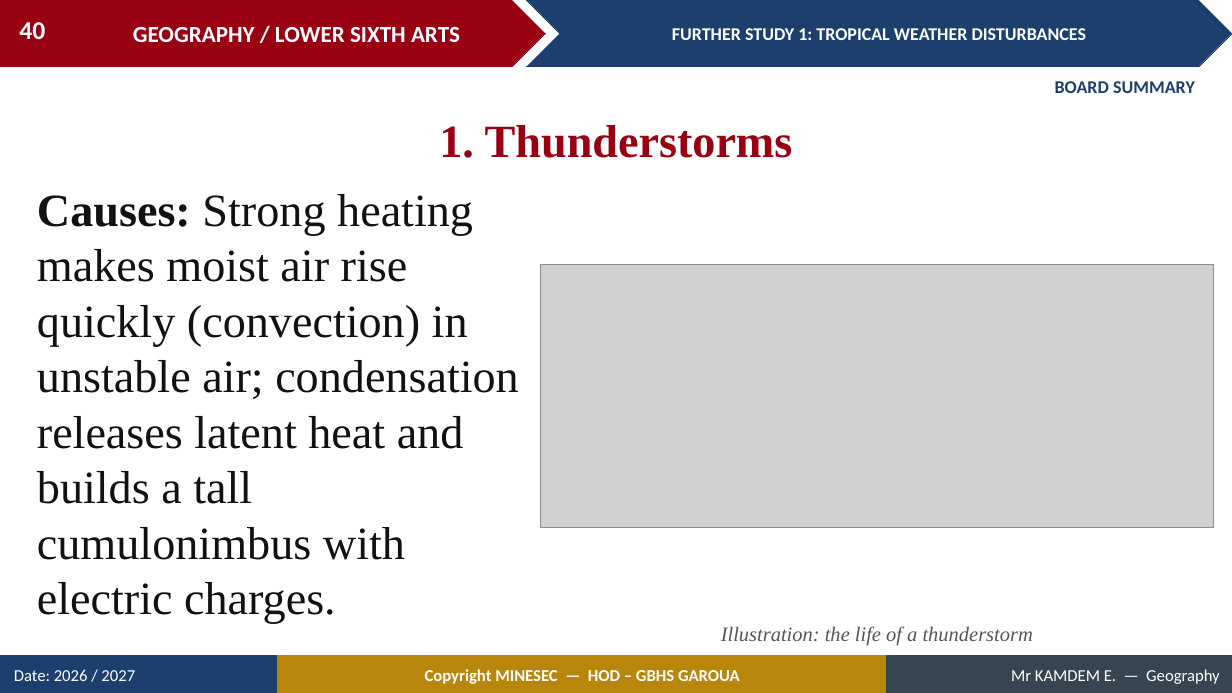
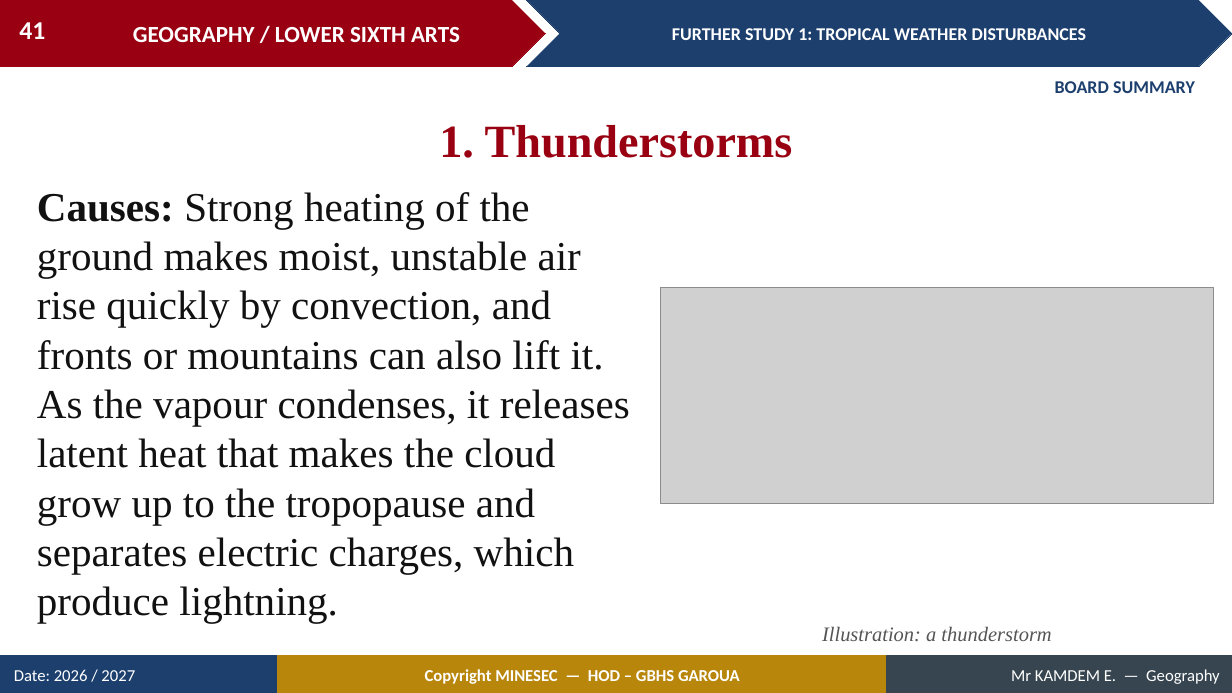
Before and after one commit to Berthautk/linea-github, a slide deck: slide 41 of lecons/LSA/Climatology/02_LSA_CLIM_FS01_Tropical_Weather_Disturbances.pptx (slide 40 before the commit). Drawn at 1232x693 pixels with LibreOffice and Linux fonts; fonts in the diff are those of the drawing; grey boxes stand for pictures. Boxes give left, top, right and bottom in pixels: in the first picture for what was removed or moved away, otherwise in the second. Text is boxed around its words. In the diff, an @@ line names an element or a change of style, - is before the commit and + after.

```diff
--- a/lecons/LSA/Climatology/02_LSA_CLIM_FS01_Tropical_Weather_Disturbances.pptx
+++ b/lecons/LSA/Climatology/02_LSA_CLIM_FS01_Tropical_Weather_Disturbances.pptx
@@ page number at (19,22,45,39): text changed @@
-40
+41
@@ text at (37,192,630,623): text changed; size 36 to 32 pt @@
-Causes: Strong heating makes moist air rise quickly (convection) in unstable air; condensation releases latent heat and builds a tall cumulonimbus with electric charges.
+Causes: Strong heating of the ground makes moist, unstable air rise quickly by convection, and fronts or mountains can also lift it. As the vapour condenses, it releases latent heat that makes the cloud grow up to the tropopause and separates electric charges, which produce lightning.
@@ picture: place and size @@
-picture at (541,264,1214,527)
+picture at (661,288,1214,505)
@@ text at (822,626,1051,642): text changed @@
-Illustration: the life of a thunderstorm
+Illustration: a thunderstorm
```
Also in this commit, not shown: 11 other slides changed, 4 slides added, 4 other files.
